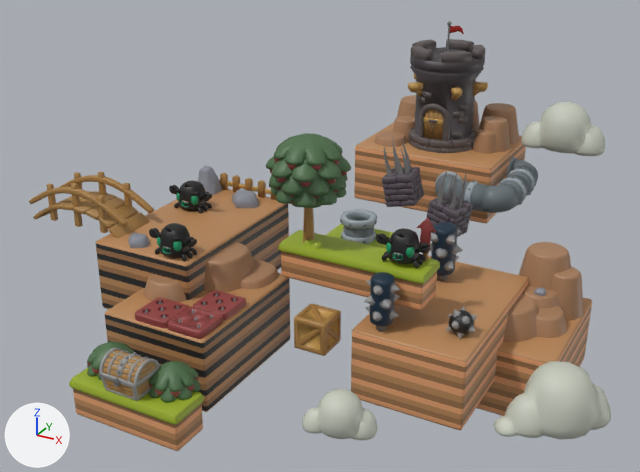
The glTF model assets/Models/MapaDerecho/Mapa_derecho.glb, before and after one commit.
Camera for both pictures: a 50 mm lens placed at (25.0, -36.7, 19.0), pointed at (2.3, 4.6, -1.7). Lighting does not change. The marker at lower left points along +X, +Y and +Z. Where no turn or scale is listed for an object, it has been applied to the vertices.
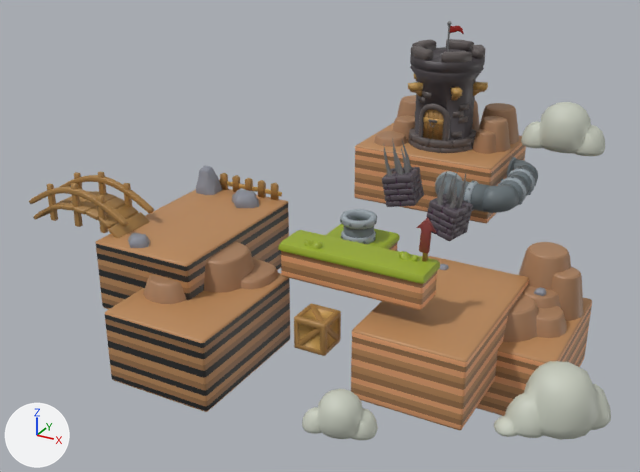
Boxes (x1, y1, x2, y2) around the edits, measured in the pictures (640 x 472 px):
'Cube_Grass_1x1End.004', deleted: before (69, 367, 204, 451)
'Tree_Fruit.001', deleted (green): before (266, 133, 351, 242)
'Bush_Fruit', deleted (green): before (149, 361, 201, 403)
'Chest_Top', deleted: before (99, 348, 160, 387)
'Hazard_Cylinder', deleted: before (364, 272, 400, 331)
'Crab.001', deleted (black): before (376, 228, 431, 268)
'Hazard_Cylinder.001', deleted: before (430, 222, 463, 281)
'Hazard_SpikeTrap', deleted: before (168, 307, 223, 339)
'Crab.003', deleted (black): before (149, 223, 197, 261)
'Hazard_SpikeTrap.001', deleted: before (135, 297, 189, 328)
'Crab.002', deleted (black): before (169, 180, 212, 214)
'Hazard_SpikeTrap.002', deleted: before (193, 290, 246, 320)
'Chest_Bottom', deleted: before (100, 375, 150, 401)
'SpikyBall', deleted: before (446, 306, 477, 340)
'Bush_Fruit.001', deleted (green): before (87, 342, 134, 381)

The edits, one by one:
Object 'Crab.001' (ob_crab_001) is deleted.
Object 'Crab.003' (ob_crab_003) is deleted.
Object 'Crab.002' (ob_crab_002) is deleted.
Object 'Bush_Fruit.001' (ob_bush_fruit_001) is deleted.
Object 'Tree_Fruit.001' (ob_tree_fruit_001) is deleted.
Object 'Hazard_SpikeTrap.002' (ob_hazard_spiketrap_002) is deleted.
Object 'Hazard_SpikeTrap.001' (ob_hazard_spiketrap_001) is deleted.
Object 'Hazard_Cylinder.001' (ob_hazard_cylinder_001) is deleted.
Object 'Cube_Grass_1x1End.004' (ob_cube_grass_1x1end_004) is deleted.
Object 'Bush_Fruit' (ob_bush_fruit) is deleted.
Object 'Chest_Bottom' (ob_chest_bottom) is deleted.
Object 'Chest_Top' (ob_chest_top) is deleted.
Object 'Hazard_Cylinder' (ob_hazard_cylinder) is deleted.
Object 'Hazard_SpikeTrap' (ob_hazard_spiketrap) is deleted.
Object 'SpikyBall' (ob_spikyball) is deleted.
